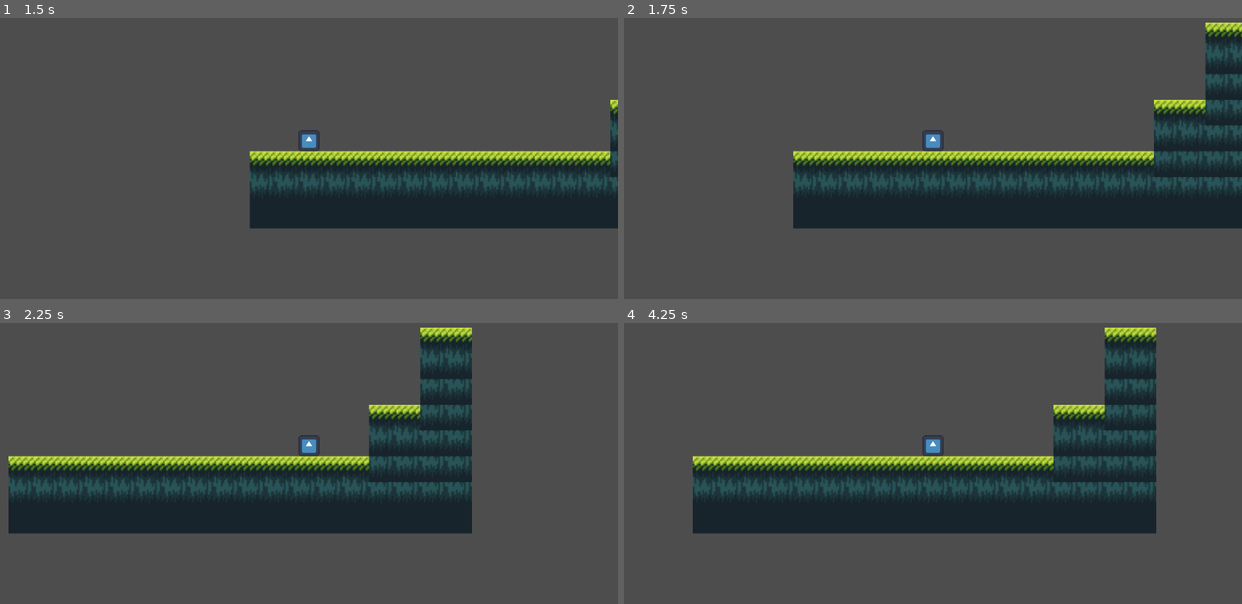
Above: before the commit, frames 1-4 (two rows, left to right).
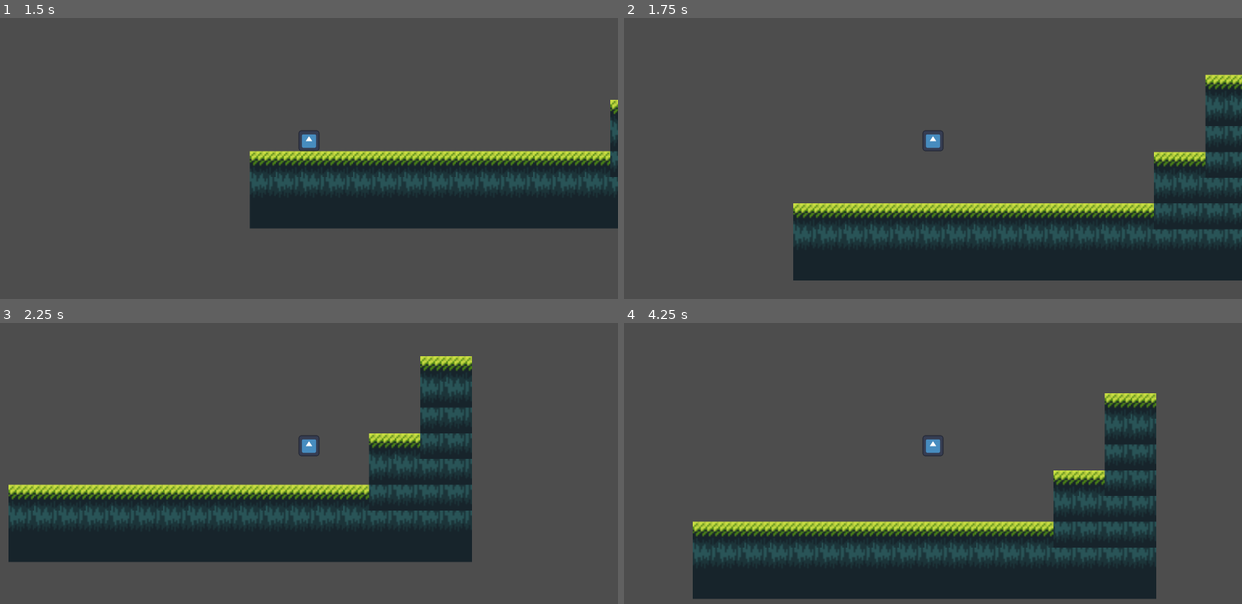
Above: after the commit, the same moments.

Repository: Cisterna-O/Juego-Proyecto-Raise-the-Sun-Interactive
Game: Godot game, scene res://scenes/main_menu.tscn
Same seed, same stepped clock (60 frames per second), same inputs: the game is played once before the commit and once after it. The engine's default icon, where the game draws it, is replaced by a stand-in: a white triangle on a blue panel in a dark square.
Inputs:
- Up to frame 1 (1.5 s): click "START" at 0.5 s; tap Enter at 1.25 s; hold Right (move_right) from 1.28 s (still down)
- Up to frame 2 (1.75 s): keep holding Right (move_right); tap Z (jump, bound only after the commit) at 1.52 s
- Up to frame 3 (2.25 s): keep holding Right (move_right)
- Up to frame 4 (4.25 s): tap Z (jump, bound only after the commit) at 2.27, 3.77 s; tap Space (jump, bound only before the commit) at 2.75 s; release Right (move_right) at 2.78 s; hold Left (move_left) 2.78-3.53 s; hold Right (move_right) from 3.53 s (still down)

Frame 1 is identical in both runs. In frame 2, 31% of the frame differs, in the area x 27-100%, y 1-94%; in frame 3, 22%; in frame 4, 41%, in the area x 11-87%, y 1-99%.

Commit message:
Habilidades programadas, faltan las monedas y que estas agreguen/quiten poderes

Diff:
--- a/raise-the-sun-interactive-juego/project.godot
+++ b/raise-the-sun-interactive-juego/project.godot
@@ -32,9 +32,8 @@
 }
 jump={
 "deadzone": 0.2,
-"events": [Object(InputEventKey,"resource_local_to_scene":fa …(140 unchanged characters)… d":false,"keycode":0,"physical_keycode":32,"key_label":0,"unicode":32,"location":0,"echo":false,"script":null)
-, Object(InputEventKey,"resource_local_to_scene":false,"reso …(135 unchanged characters)… alse,"keycode":0,"physical_keycode":4194320,"key_label":0,"unicode":0,"location":0,"echo":false,"script":null)
-, Object(InputEventKey,"resource_local_to_scene":false,"resource_name":"","device":-1,"window_id":0,"alt_pressed":false,"shift_pressed":false,"ctrl_pressed":false,"meta_pressed":false,"pressed":false,"keycode":0,"physical_keycode":87,"key_label":0,"unicode":119,"location":0,"echo":false,"script":null)
+"events": [Object(InputEventKey,"resource_local_to_scene":fa …(140 unchanged characters)… d":false,"keycode":0,"physical_keycode":90,"key_label":0,"unicode":122,"location":0,"echo":false,"script":null)
+, Object(InputEventKey,"resource_local_to_scene":false,"reso …(135 unchanged characters)… alse,"keycode":0,"physical_keycode":4194439,"key_label":0,"unicode":0,"location":0,"echo":false,"script":null)
 ]
 }
 move_left={
@@ -49,3 +48,9 @@
 , Object(InputEventKey,"resource_local_to_scene":false,"resource_name":"","device":-1,"window_id":0,"alt_pressed":false …(183 unchanged characters)…
 ]
 }
+Habilidad={
+"deadzone": 0.2,
+"events": [Object(InputEventKey,"resource_local_to_scene":false,"resource_name":"","device":-1,"window_id":0,"alt_pressed":false,"shift_pressed":false,"ctrl_pressed":false,"meta_pressed":false,"pressed":false,"keycode":0,"physical_keycode":88,"key_label":0,"unicode":120,"location":0,"echo":false,"script":null)
+, Object(InputEventKey,"resource_local_to_scene":false,"resource_name":"","device":-1,"window_id":0,"alt_pressed":false,"shift_pressed":false,"ctrl_pressed":false,"meta_pressed":false,"pressed":false,"keycode":0,"physical_keycode":4194440,"key_label":0,"unicode":0,"location":0,"echo":false,"script":null)
+]
+}
--- /dev/null
+++ b/raise-the-sun-interactive-juego/scenes/Habilidades/Dash.gd
@@ -0,0 +1,12 @@
+extends "res://scenes/Habilidades/Habilidad.gd"
+
+func _init():
+	nombre="Dash"
+	tipo=TipoHabilidad.ACT
+	descripción="Desplazamiento rápido hacia adelante."
+
+func aplicar(pje):
+	pje.can_dash=true
+
+func remover(pje):
+	pje.can_dash=false
--- /dev/null
+++ b/raise-the-sun-interactive-juego/scenes/Habilidades/Habilidad.gd
@@ -0,0 +1,14 @@
+extends Resource
+class_name Habilidad
+
+enum TipoHabilidad {ACT,PAS}
+
+@export var nombre: String
+@export var tipo: TipoHabilidad
+@export var descripción: String
+
+func aplicar(pje):
+	pass
+
+func  remover(pje):
+	pass
--- /dev/null
+++ b/raise-the-sun-interactive-juego/scenes/Habilidades/Light.gd
@@ -0,0 +1,17 @@
+extends "res://scenes/Habilidades/Habilidad.gd"
+
+func _init():
+	nombre="Light"
+	tipo = TipoHabilidad.PAS
+	descripción="Reduce el peso del personaje."
+
+func aplicar(pje):
+	pje.peso-=1
+	pje.vel+=50
+	pje.gravity*=0.7
+
+func remover(pje):
+
+	pje.peso+=1
+	pje.vel-= 50
+	pje.gravity/=0.7
--- /dev/null
+++ b/raise-the-sun-interactive-juego/scenes/Habilidades/Peso.gd
@@ -0,0 +1,14 @@
+extends "res://scenes/Habilidades/Habilidad.gd"
+
+func _init():
+	nombre="Heavy"
+	tipo = TipoHabilidad.PAS
+	descripción="Aumenta el peso del personaje."
+
+func aplicar(pje):
+	pje.peso+=1
+	pje.vel-= 50
+
+func remover(pje):
+	pje.peso-=1
+	pje.vel+=50
--- a/raise-the-sun-interactive-juego/scenes/player.gd
+++ b/raise-the-sun-interactive-juego/scenes/player.gd
@@ -5,6 +5,18 @@
 @export var jump_speed = 200
 @export var gravity = 500
 @export var acceleration = 1000
+var peso: float=1
+var can_dash: bool=false
+var is_dashing: bool=false
+var dash_timer: float=0
+const dash_dura:= 0.2
+const dash_speed:= 600
+const dash_cooldown:= 0.5
+var dash_cooldown_timer: float=0
+
+var habilidades: Array=[]
+const max_habilities:=2
+
 
 var was_on_floor = false
 var is_dead := false
@@ -19,6 +31,34 @@
 	#	hitbox.damage_dealt.connect(_on_damage_dealt)
 	pass
 
+func equipar_habilidad(habilidad:Habilidad):
+	if habilidades.size() >= max_habilities:
+		print("El que mucho abarca, poco aprieta (Austin 3:18)")
+		return
+	habilidades.append(habilidad)
+	habilidad.aplicar(self)
+
+func remover_habilidad(habilidad:Habilidad):
+	habilidad.remover(self)
+	habilidades.erase(habilidad)
+
+func tiene_habilidad(nombre_habilidad:String):
+	for h in habilidades:
+		if h.nombre == nombre_habilidad:
+			return true
+	return false
+
+func start_dash(move_input:float):
+	is_dashing=true
+	dash_timer=dash_dura
+	can_dash=false
+
+	#Dirección del dash
+	var direction= sign(move_input)
+	if direction==0:
+		direction=sign(sprite_2d.scale.x)
+	velocity.x=direction*dash_speed
+
 func _physics_process(delta: float) -> void:
 	if not is_on_floor():
 		velocity.y += gravity * delta
@@ -27,9 +67,17 @@
 		velocity.y = -jump_speed
 		was_on_floor = false
 
-	var move_input = Input.get_axis("move_left", "move_right")
+	var move_input: float = Input.get_axis("move_left", "move_right")
 	velocity.x = move_toward(velocity.x, move_input * max_speed, acceleration * delta)
 	move_and_slide()
+
+	if Input.is_action_just_pressed("skill") and can_dash:
+		start_dash(move_input)
+	if is_dashing:
+		dash_timer-=delta
+		if dash_timer<=0:
+			is_dashing=false
+			dash_cooldown_timer=dash_cooldown
 
 	#if ray_cast_2d.is_colliding():
 
Not shown, added: raise-the-sun-interactive-juego/scenes/Habilidades/Dash.gd.uid
Not shown, added: raise-the-sun-interactive-juego/scenes/Habilidades/Habilidad.gd.uid
Not shown, added: raise-the-sun-interactive-juego/scenes/Habilidades/Light.gd.uid
Not shown, added: raise-the-sun-interactive-juego/scenes/Habilidades/Peso.gd.uid
